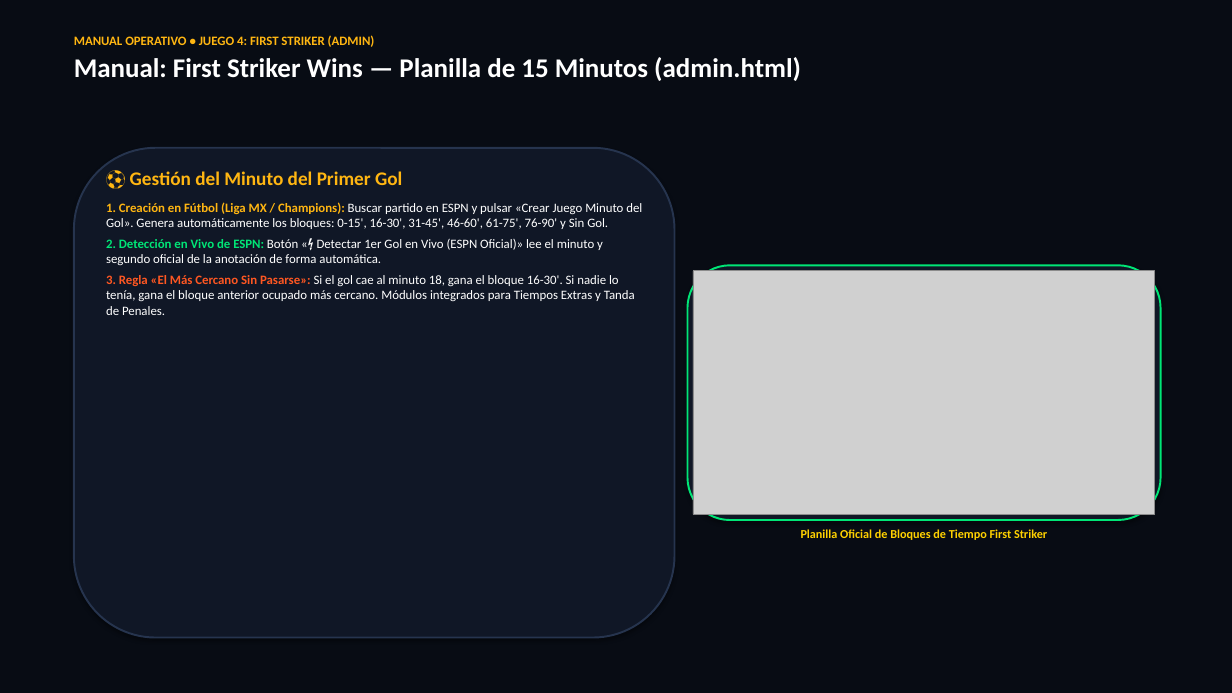
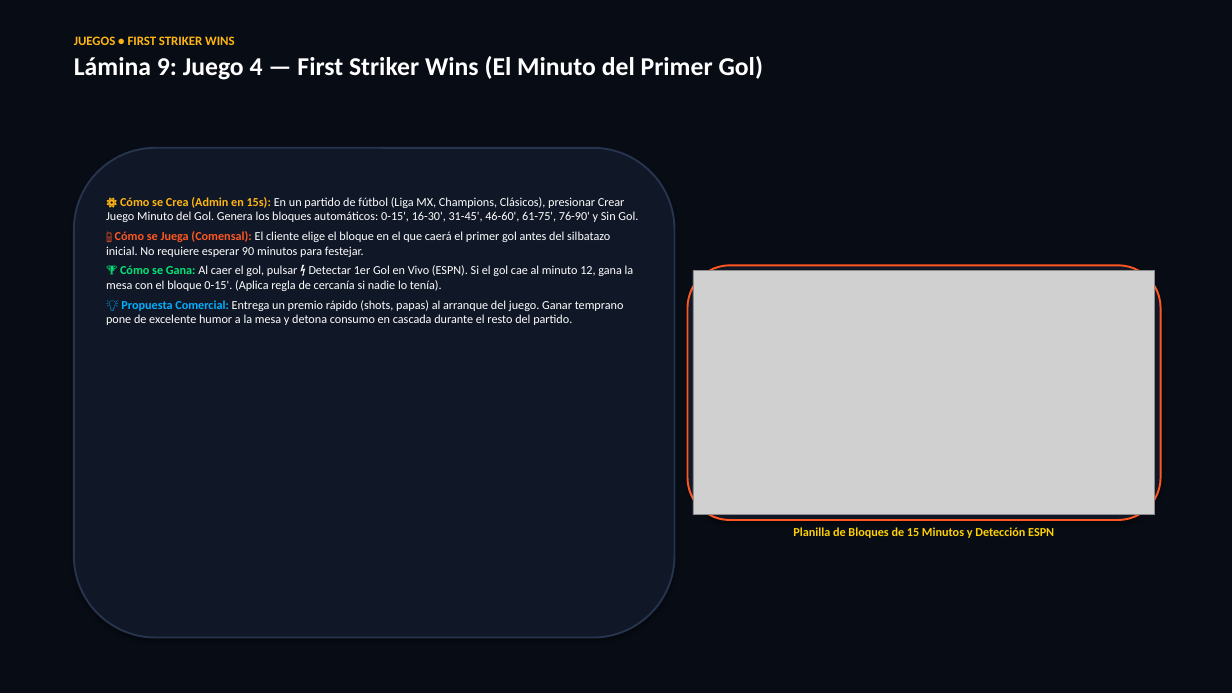
Before and after one commit to chefalbertomc/NFL-grids-, a slide deck: slide 9 of Drinks_and_Wins_Presentacion_Ejecutiva.pptx (slide 14 before the commit). Drawn at 1232x693 pixels with LibreOffice and Linux fonts; fonts in the diff are those of the drawing; grey boxes stand for pictures. Boxes give left, top, right and bottom in pixels: in the first picture for what was removed or moved away, otherwise in the second. Text is boxed around its words. In the diff, an @@ line names an element or a change of style, - is before the commit and + after.

Commit message:
feat(presentation): actualizar presentacion ejecutiva a 15 laminas exactas segun propuesta de Beto

```diff
--- a/Drinks_and_Wins_Presentacion_Ejecutiva.pptx
+++ b/Drinks_and_Wins_Presentacion_Ejecutiva.pptx
@@ text at box(74, 36, 763, 80): text changed; size 21 to 20 pt @@
-MANUAL OPERATIVO • JUEGO 4: FIRST STRIKER (ADMIN)
-Manual: First Striker Wins — Planilla de 15 Minutos (admin.html)
+JUEGOS • FIRST STRIKER WINS
+Lámina 9: Juego 4 — First Striker Wins (El Minuto del Primer Gol)
@@ text at box(106, 197, 638, 325): text changed; size 10 to 9.5 pt @@
-⚽ Gestión del Minuto del Primer Gol
-1. Creación en Fútbol (Liga MX / Champions): Buscar partido en ESPN y pulsar «Crear Juego Minuto del Gol». Genera automáticamente los bloques: 0-15', 16-30', 31-45', 46-60', 61-75', 76-90' y Sin Gol.
-2. Detección en Vivo de ESPN: Botón «⚡ Detectar 1er Gol en Vivo (ESPN Oficial)» lee el minuto y segundo oficial de la anotación de forma automática.
-3. Regla «El Más Cercano Sin Pasarse»: Si el gol cae al minuto 18, gana el bloque 16-30'. Si nadie lo tenía, gana el bloque anterior ocupado más cercano. Módulos integrados para Tiempos Extras y Tanda de Penales.
+⚙️ Cómo se Crea (Admin en 15s): En un partido de fútbol (Liga MX, Champions, Clásicos), presionar Crear Juego Minuto del Gol. Genera los bloques automáticos: 0-15', 16-30', 31-45', 46-60', 61-75', 76-90' y Sin Gol.
+📱 Cómo se Juega (Comensal): El cliente elige el bloque en el que caerá el primer gol antes del silbatazo inicial. No requiere esperar 90 minutos para festejar.
+🏆 Cómo se Gana: Al caer el gol, pulsar ⚡ Detectar 1er Gol en Vivo (ESPN). Si el gol cae al minuto 12, gana la mesa con el bloque 0-15'. (Aplica regla de cercanía si nadie lo tenía).
+💡 Propuesta Comercial: Entrega un premio rápido (shots, papas) al arranque del juego. Ganar temprano pone de excelente humor a la mesa y detona consumo en cascada durante el resto del partido.
@@ rounded rectangle at box(688, 265, 1161, 520): outline #00E676 1.5 pt to #FF5722 1.5 pt @@
@@ text at box(793, 527, 1054, 538): text changed @@
-Planilla Oficial de Bloques de Tiempo First Striker
+Planilla de Bloques de 15 Minutos y Detección ESPN
```
Also in this commit, not shown: 13 other slides changed, 1 slide added, 9 slides removed, 1 other file.
